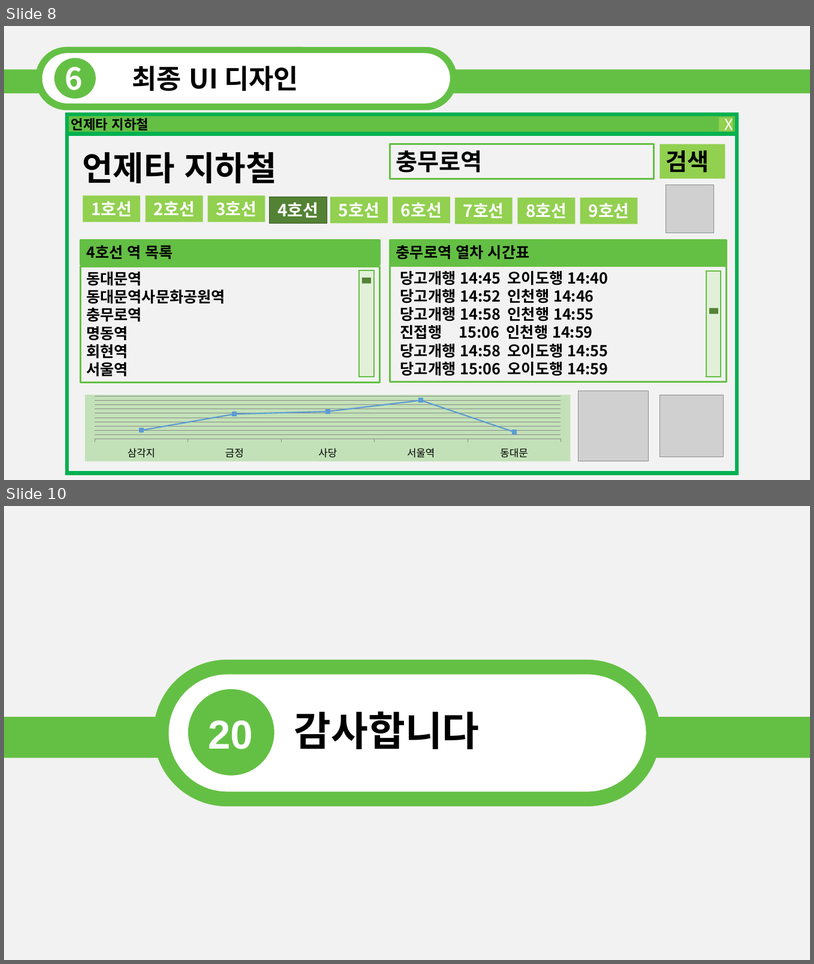
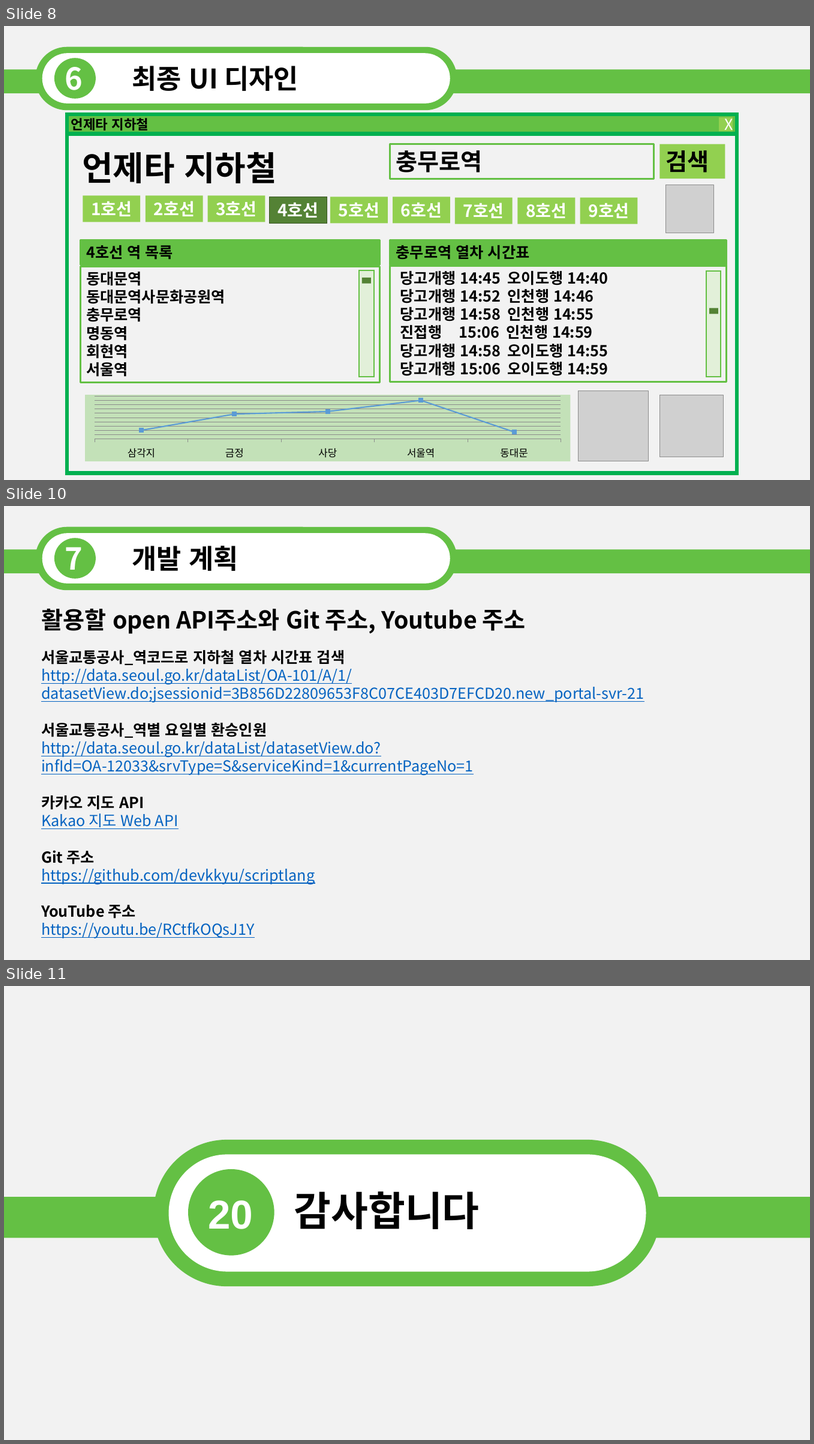
Before and after one commit to dev-kkyu/scriptlang, a slide deck: 기획발표_최종.pptx. Shown one above the other, each under a label of ours: slides 8 and 10 before the commit, slides 8, 10 and 11 after it; the slides between them are not shown. The pictures are 814x964 and 814x1444 pixels, drawn with LibreOffice and Linux fonts; fonts in the diff are those of the drawing; grey boxes stand for pictures. Boxes give left, top, right and bottom in pixels: in the first picture for what was removed or moved away, otherwise in the second. Text is boxed around its words. In the diff, an @@ line names an element or a change of style, - is before the commit and + after.

```diff
--- a/기획발표_최종.pptx
+++ b/기획발표_최종.pptx
@@ slide 10 added at box(4, 506, 810, 960), background #FFFFFF; not listed: 1 template element that a slide beside it also shows @@
@@ group added at box(4, 526, 810, 590): 2 rounded rectangles, 2 texts, 1 rectangle, 1 ellipse @@
+7
+개발 계획
@@ text added at box(41, 609, 644, 938), 18 pt, text #0563C1, underline @@
+활용할 open API주소와 Git 주소, Youtube 주소
+서울교통공사_역코드로 지하철 열차 시간표 검색
+http://data.seoul.go.kr/dataList/OA-101/A/1/datasetView.do;jsessionid=3B856D22809653F8C07CE403D7EFCD20.new_portal-svr-21
+서울교통공사_역별 요일별 환승인원
+http://data.seoul.go.kr/dataList/datasetView.do?infId=OA-12033&srvType=S&serviceKind=1&currentPageNo=1
+카카오 지도 API
+Kakao 지도 Web API
+Git 주소
+https://github.com/devkkyu/scriptlang
+YouTube 주소
+https://youtu.be/RCtfkOQsJ1Y
@@ what was slide 10 is now slide 11 @@
```
Also in this commit, not shown: 5 slides changed.
